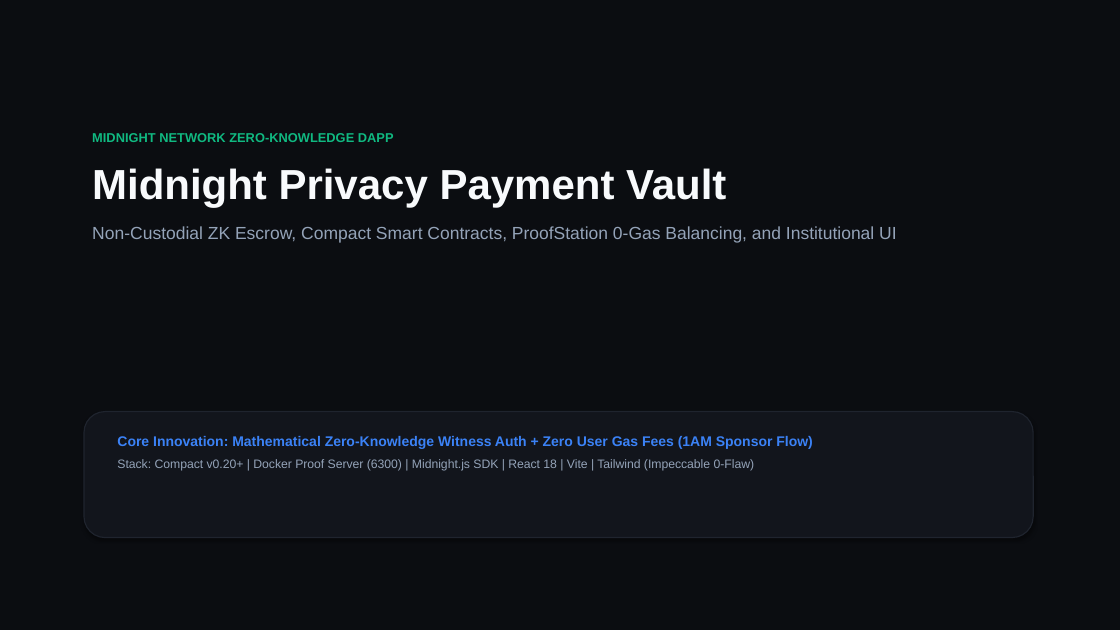
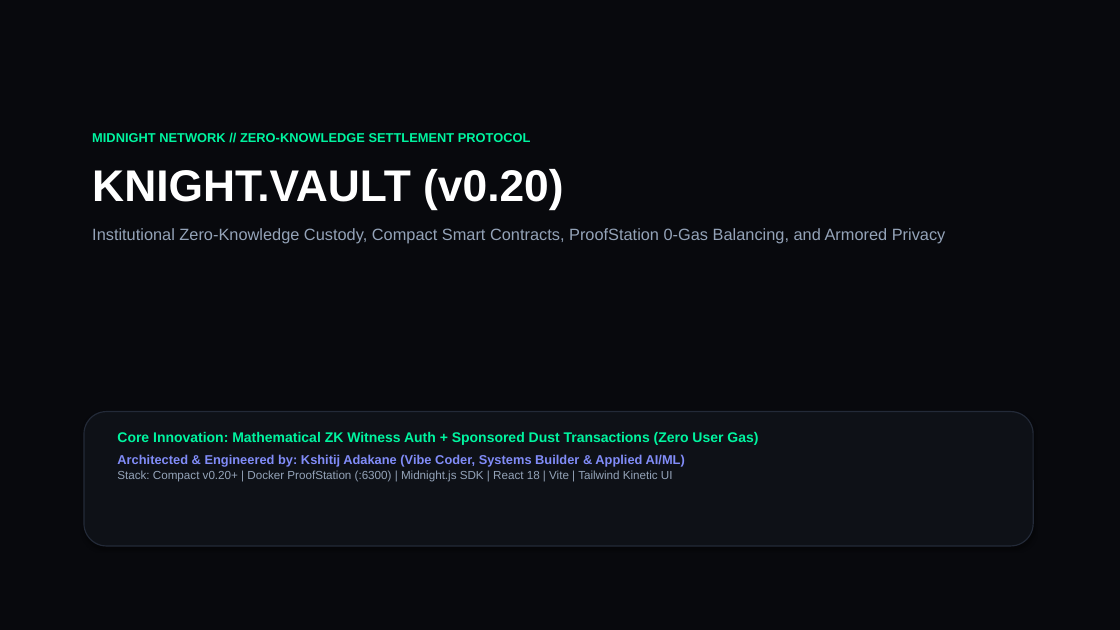
Before and after one commit to KSHITIJadakane/KNIGHT.VAULT, a slide deck: slide 1 of Midnight_Privacy_Payment_Vault_Presentation.pptx. Drawn at 1120x630 pixels with LibreOffice and Linux fonts; fonts in the diff are those of the drawing. Boxes give left, top, right and bottom in pixels: in the first picture for what was removed or moved away, otherwise in the second. Text is boxed around its words. In the diff, an @@ line names an element or a change of style, - is before the commit and + after.

```diff
--- a/Midnight_Privacy_Payment_Vault_Presentation.pptx
+++ b/Midnight_Privacy_Payment_Vault_Presentation.pptx
@@ rectangle at [0, 0, 1120, 630]: fill #0B0D11 to #08090D @@
@@ text at [92, 133, 946, 244]: text changed; size 15 to 14 pt @@
-MIDNIGHT NETWORK ZERO-KNOWLEDGE DAPP
-Midnight Privacy Payment Vault
-Non-Custodial ZK Escrow, Compact Smart Contracts, ProofStation 0-Gas Balancing, and Institutional UI
+MIDNIGHT NETWORK // ZERO-KNOWLEDGE SETTLEMENT PROTOCOL
+KNIGHT.VAULT (v0.20)
+Institutional Zero-Knowledge Custody, Compact Smart Contracts, ProofStation 0-Gas Balancing, and Armored Privacy
@@ rounded rectangle: place and size @@
-rounded rectangle at [84, 412, 1033, 538]
+rounded rectangle at [84, 412, 1033, 546]
@@ rounded rectangle at [84, 412, 1033, 546]: fill #12151C to #0E1117; outline #1F242E 1 pt to #232A38 1 pt @@
@@ text at [117, 432, 758, 482]: text changed; size 10.5 to 10 pt; bold on @@
-Core Innovation: Mathematical Zero-Knowledge Witness Auth + Zero User Gas Fees (1AM Sponsor Flow)
-Stack: Compact v0.20+ | Docker Proof Server (6300) | Midnight.js SDK | React 18 | Vite | Tailwind (Impeccable 0-Flaw)
+Core Innovation: Mathematical ZK Witness Auth + Sponsored Dust Transactions (Zero User Gas)
+Architected & Engineered by: Kshitij Adakane (Vibe Coder, Systems Builder & Applied AI/ML)
+Stack: Compact v0.20+ | Docker ProofStation (:6300) | Midnight.js SDK | React 18 | Vite | Tailwind Kinetic UI
```
Also in this commit, not shown: 10 other slides changed, 2 other files.
